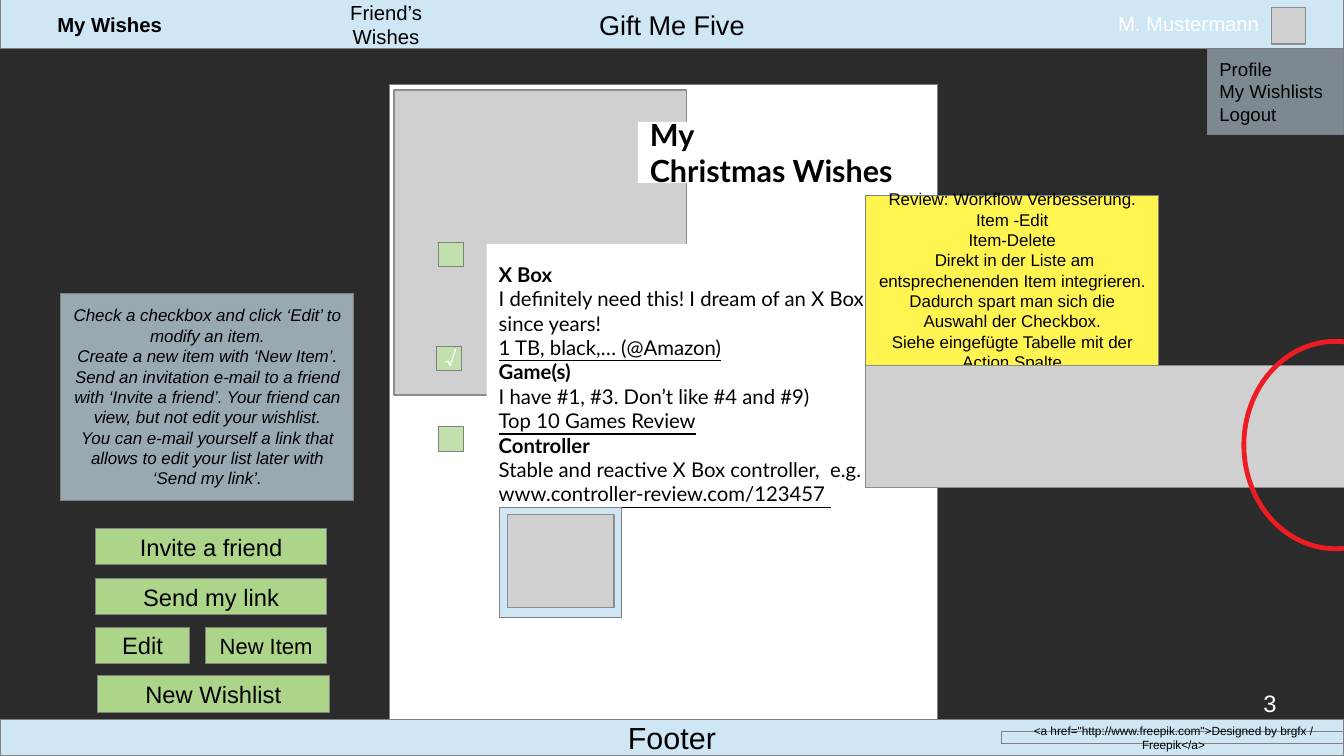
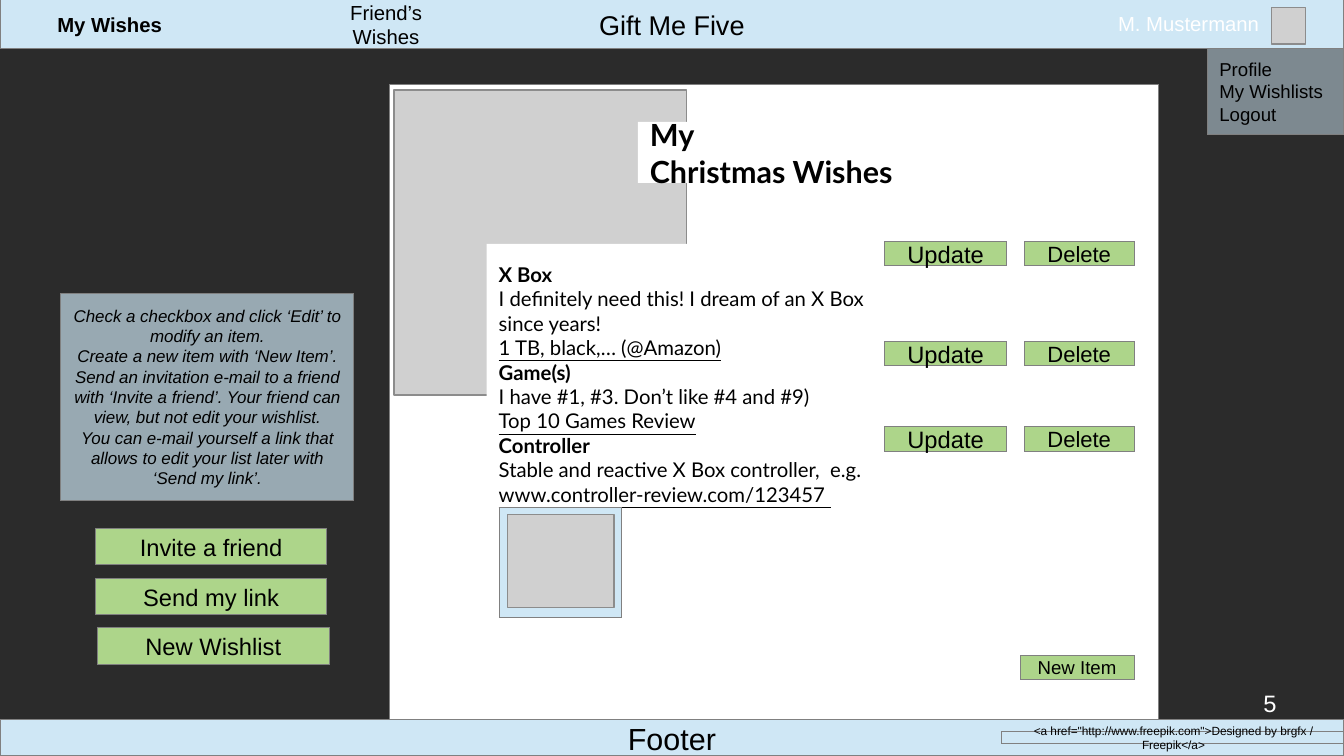
Before and after one commit to WCS-Java-Training-Bonn-2019/gift-me-five, a slide deck: slide 5 of files/mock_up.odp (slide 3 before the commit). Drawn at 1344x756 pixels with LibreOffice and Linux fonts; fonts in the diff are those of the drawing; grey boxes stand for pictures; background and template pictures are left out; a plain dark background stands for a picture behind light text. Boxes give left, top, right and bottom in pixels: in the first picture for what was removed or moved away, otherwise in the second. Text is boxed around its words. In the diff, an @@ line names an element or a change of style, - is before the commit and + after.

Commit message:
Update mockup after review in project team

```diff
--- a/files/mock_up.odp
+++ b/files/mock_up.odp
@@ rectangle: place and size @@
-rectangle at bbox=[389, 84, 938, 720]
+rectangle at bbox=[389, 84, 1159, 720]
@@ rectangle removed at bbox=[866, 195, 1159, 366] @@
-Review: Workflow Verbesserung.
-Item -Edit
-Item-Delete
-Direkt in der Liste am entsprechenenden Item integrieren. Dadurch spart man sich die Auswahl der Checkbox.
-Siehe eingefügte Tabelle mit der Action Spalte
@@ rectangle removed at bbox=[439, 243, 463, 267] @@
@@ rectangle added at bbox=[884, 241, 1006, 266], fill #ADD58A, outline #808080 0 pt, 14 pt, text #000000 @@
+Update
@@ rectangle added at bbox=[1024, 241, 1134, 266], fill #ADD58A, outline #808080 0 pt, 13 pt, text #000000 @@
+Delete
@@ text removed at bbox=[433, 340, 470, 381] @@
-√
@@ rectangle removed at bbox=[437, 346, 461, 371] @@
@@ rectangle added at bbox=[884, 341, 1006, 366], fill #ADD58A, outline #808080 0 pt, 14 pt, text #000000 @@
+Update
@@ rectangle added at bbox=[1024, 341, 1134, 366], fill #ADD58A, outline #808080 0 pt, 13 pt, text #000000 @@
+Delete
@@ ellipse removed at bbox=[1244, 341, 1344, 549] @@
@@ picture removed at bbox=[866, 366, 1344, 488] @@
@@ rectangle removed at bbox=[439, 427, 463, 451] @@
@@ rectangle added at bbox=[884, 427, 1006, 451], fill #ADD58A, outline #808080 0 pt, 14 pt, text #000000 @@
+Update
@@ rectangle added at bbox=[1024, 427, 1134, 451], fill #ADD58A, outline #808080 0 pt, 13 pt, text #000000 @@
+Delete
@@ rectangle removed at bbox=[95, 627, 190, 663] @@
-Edit
@@ rectangle "New Wishlist": place and size @@
-rectangle "New Wishlist" at bbox=[98, 676, 329, 712]
+rectangle "New Wishlist" at bbox=[98, 628, 329, 665]
@@ rectangle "New Item": place and size @@
-rectangle "New Item" at bbox=[205, 627, 327, 663]
+rectangle "New Item" at bbox=[1020, 655, 1134, 679]
@@ rectangle "New Item" at bbox=[1020, 655, 1134, 679]: size 13 to 11 pt @@
@@ page number at bbox=[1263, 695, 1276, 713]: text changed @@
-3
+5
```
Also in this commit, not shown: 3 other slides changed, 3 slides added.
